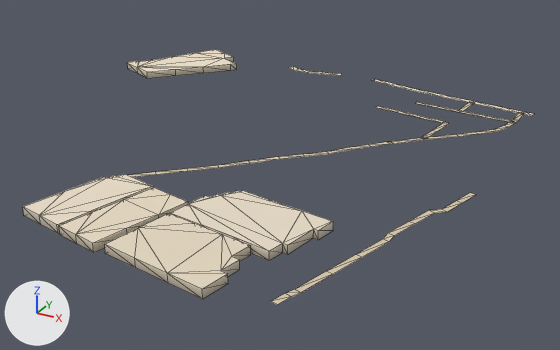
Renders of the glTF model public/assets/bengaluru-region-v1/tiles/t37_-35-l1.glb from each side of a commit.
Camera for both pictures: a 50 mm lens placed at (19145.0, -17876.0, 282.0), pointed at (18798.0, -17246.0, -34.0). The axes (+X, +Y, +Z) are drawn at lower left. The lights are the same throughout. The first picture is the older version. Mesh edges are drawn as thin lines.

In view in the first picture: 'building', 'ground'.
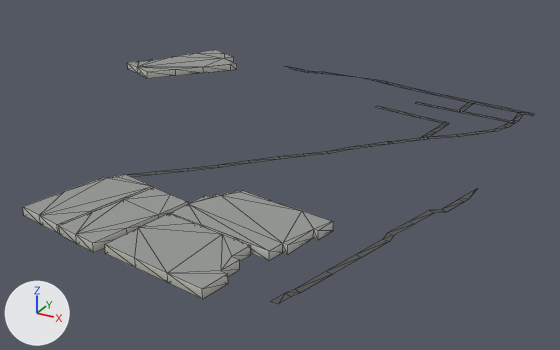
Edits to the bpy script that builds the scene:
```text
Change me_building:
    used by ob_building; location = (18500.0, -17500.0, 0.0)
    remove me_building.from_pydata(...)  # 146 vertices, 206 faces; spans x -7.0..423.0, y -17.0..508.0, z 0.0..8.0
    add me_building.from_pydata(...)  # 146 vertices, 266 faces; spans x -7.0..423.0, y -17.0..508.0, z 0.0..8.0
    me_building part 1: 206 kept faces spanning x -7.0..423.0, y -17.0..508.0, z 0.0..8.0 get new vertex colours
    edits to the shape of me_building do not show in these pictures
Change me_ground:
    used by ob_ground; location = (18500.0, -17500.0, 0.0)
    verts and faces of me_ground; kept vertices keep their numbers, new ones are numbered from 126
    before: 66 (428.0, 386.0, 1.0) at pixel (448, 124), 67 (422.0, 387.0, 1.0) at pixel (442, 123)
    before: 102 (503.0, 228.0, 1.0) at pixel (476, 194), 103 (497.0, 230.0, 1.0) at pixel (470, 192), 104 (497.0, 207.0, 1.0) at pixel (462, 203), 105 (491.0, 208.0, 1.0) at pixel (456, 200)
    before: 122 (440.0, 12.0, 1.0) at pixel (291, 296), 123 (434.0, 14.0, 1.0) at pixel (285, 293), 124 (437.0, -1.0, 1.0) at pixel (277, 304), 125 (431.0, 1.0, 1.0) at pixel (270, 301)
    remove me_ground.from_pydata(...)  # 126 vertices, 112 faces; spans x 177.0..503.0, y -1.0..504.0, z 1.0
    add me_ground.from_pydata(...)  # 130 vertices, 118 faces; spans x 170.0..500.0, y 0.0..500.0, z 1.0
    me_ground part 2
    add verts[67] = (422.0, 386.0, 1.0)  # moved, pixel (442, 123)
    add verts[66] = (428.0, 387.0, 1.0)  # moved, pixel (448, 124)
    me_ground part 3
    6 vertices are removed from x 177.0..299.0, y 496.0..504.0, z 1.0
    7 faces are deleted
    1 vertex moves from x 181.0, y 504.0, z 1.0 to x 170.0, y 500.0, z 1.0
    8 vertices are added at x 188.0..311.0, y 497.0..500.0, z 1.0
    11 new faces join them
    me_ground part 4
    add delete_vertices([102, 103])  # with the faces that use them
    add verts[105] = (492.0, 212.0, 1.0)  # moved, pixel (458, 199)
    add verts[104] = (498.0, 210.0, 1.0)  # moved, pixel (464, 201)
    add verts[134] = (500.0, 242.0, 1.0)  # pixel (477, 188)
    add verts[135] = (499.0, 237.0, 1.0)  # pixel (475, 189)
    add verts[136] = (500.0, 237.0, 1.0)  # pixel (476, 190)
    add verts[137] = (500.0, 217.0, 1.0)  # pixel (469, 198)
    add faces += [(134, 135, 136), (135, 137, 136), (105, 137, 135), (104, 137, 105)]
    me_ground part 5
    add delete_vertices([124])  # with the faces that use them
    add verts[125] = (437.0, 0.0, 1.0)  # moved, pixel (278, 304)
    add verts[138] = (431.0, 0.0, 1.0)  # pixel (270, 301)
    add faces += [(123, 138, 125)]
    me_ground part 6: 102 kept faces spanning x 170.0..500.0, y 0.0..500.0, z 1.0 get new vertex colours; the middle colour goes from beige #d7c9ae to dark grey #535556
```

Changed parts and their boxes [x1, y1, x2, y2] in the pictures (560 x 350 px; the box of a moved part takes in the faces that stretch with it):
'ground', reshaped
    before: [128, 67, 534, 305]
    after: [128, 67, 534, 304]
part 1 of me_building, recoloured (darker)
    both: [23, 50, 333, 299]
part 2 of me_ground, moved or reshaped
    both: [432, 123, 448, 132]
part 3 of me_ground, reshaped
    before: [290, 67, 393, 85]
    after: [287, 67, 393, 85]
part 4 of me_ground, reshaped
    before: [442, 193, 476, 212]
    after: [443, 189, 477, 212]
part 5 of me_ground, moved or reshaped
    before: [271, 294, 290, 305]
    after: [271, 294, 290, 304]
part 6 of me_ground, recoloured
    both: [128, 68, 534, 299]
